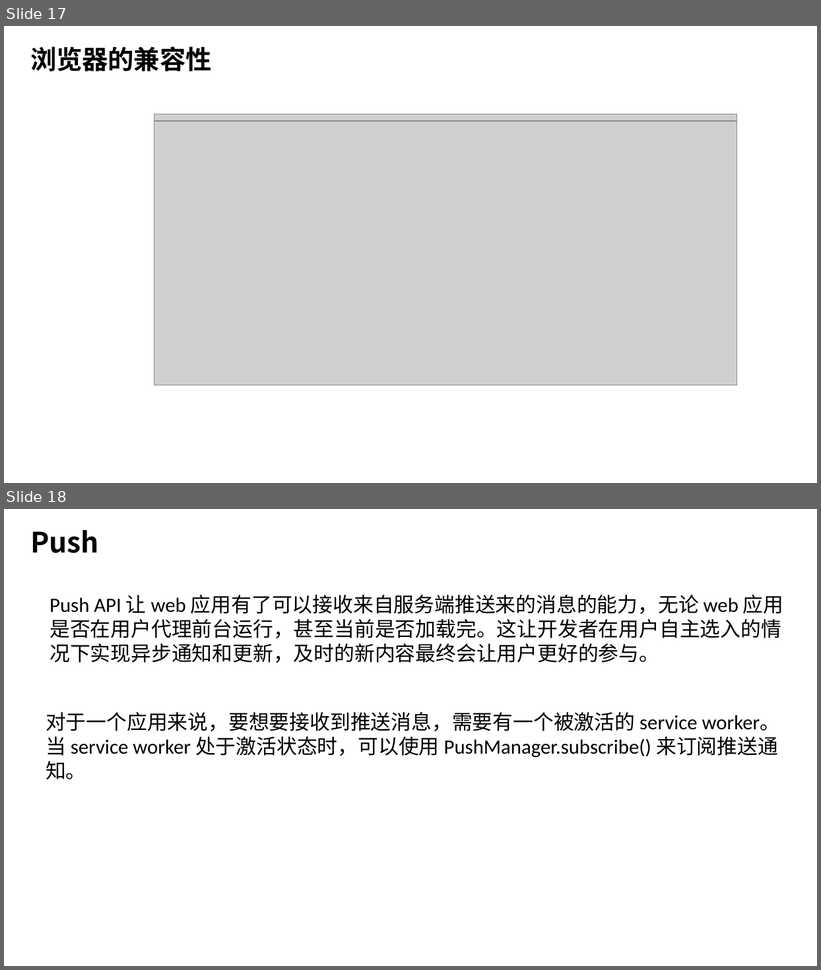
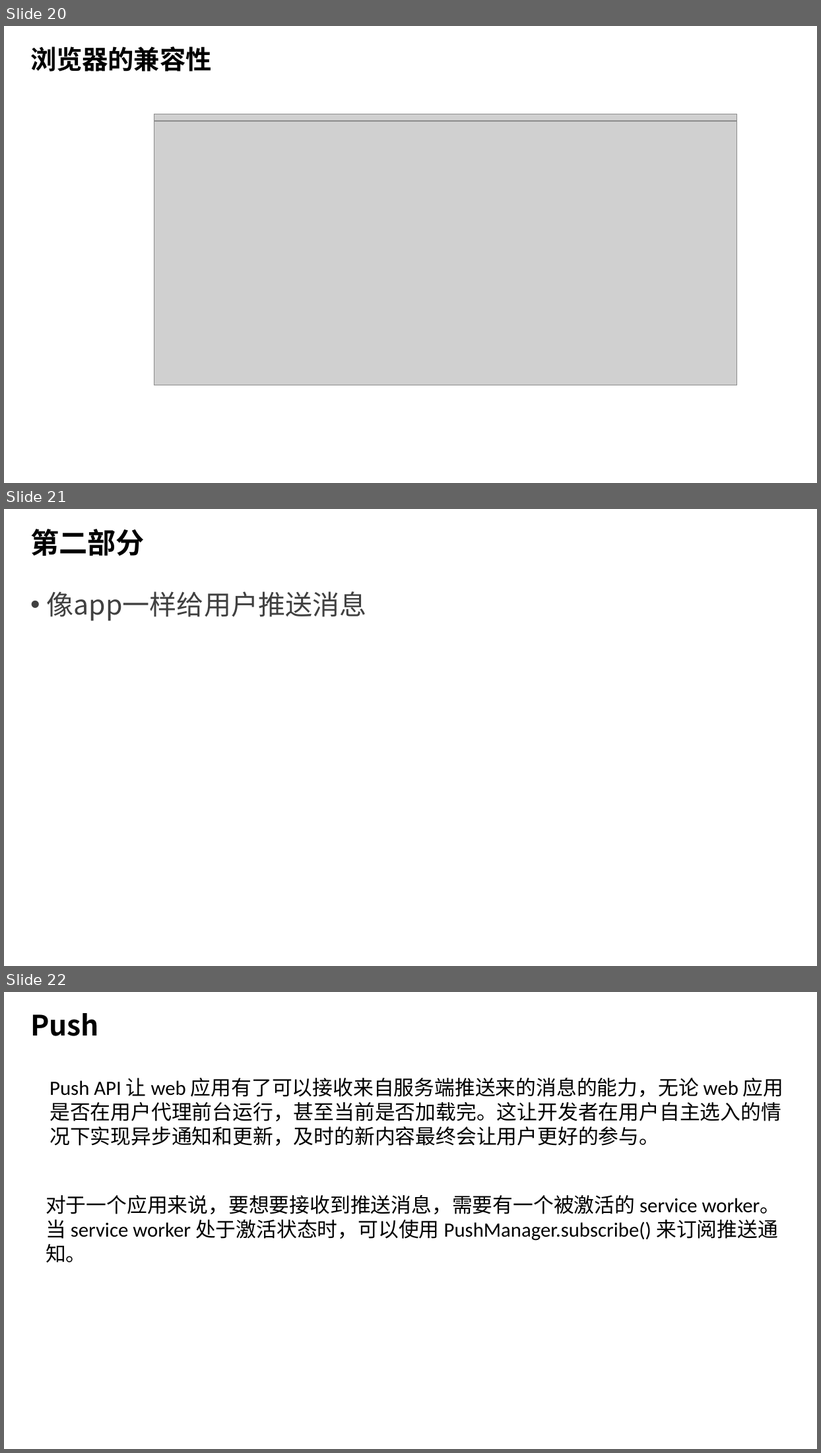
Before and after one commit to Brandy12345/files, a slide deck: PWD技术调研.pptx. Shown one above the other, each under a label of ours: slides 17 and 18 before the commit, slides 20, 21 and 22 after it. The pictures are 821x970 and 821x1453 pixels, drawn with LibreOffice and Linux fonts; fonts in the diff are those of the drawing; grey boxes stand for pictures; background and template pictures are left out. Boxes give left, top, right and bottom in pixels: in the first picture for what was removed or moved away, otherwise in the second. Text is boxed around its words. In the diff, an @@ line names an element or a change of style, - is before the commit and + after.

```diff
--- a/PWD技术调研.pptx
+++ b/PWD技术调研.pptx
@@ slide 21 added at (x1=4, y1=509, x2=817, y2=966), background picture (left out) @@
@@ title added at (x1=30, y1=529, x2=144, y2=556), 25.2 pt, text #000000, bold @@
+第二部分
@@ text added at (x1=47, y1=591, x2=367, y2=621), 24 pt, text #404040 @@
+• 像app一样给用户推送消息
@@ what was slide 17 is now slide 20 @@
@@ what was slide 18 is now slide 22 @@
```
Also in this commit, not shown: 3 slides changed, 6 other slides added.
